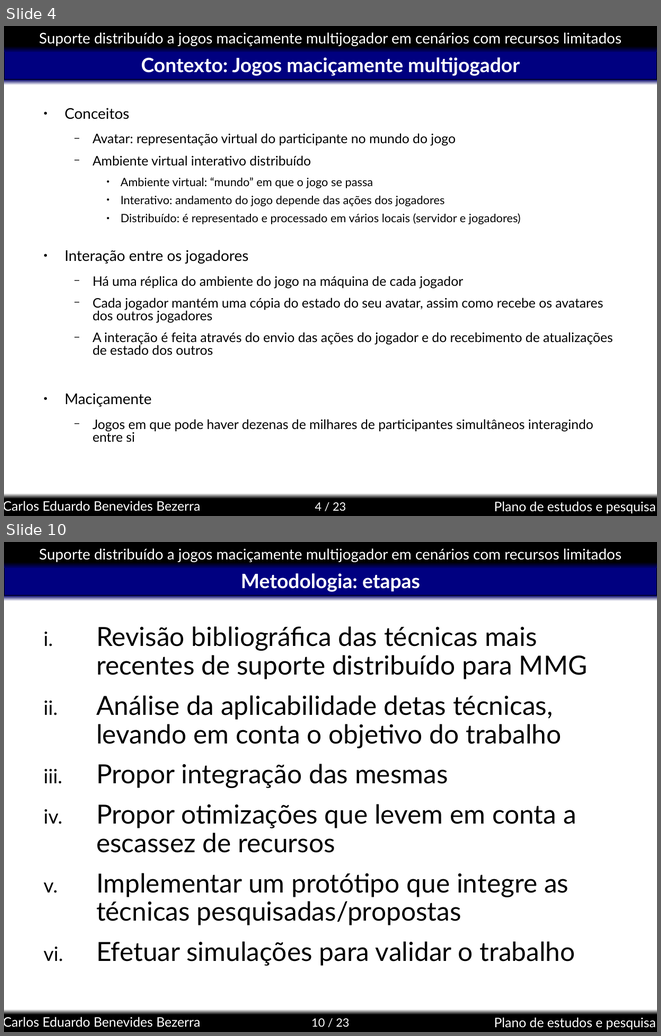
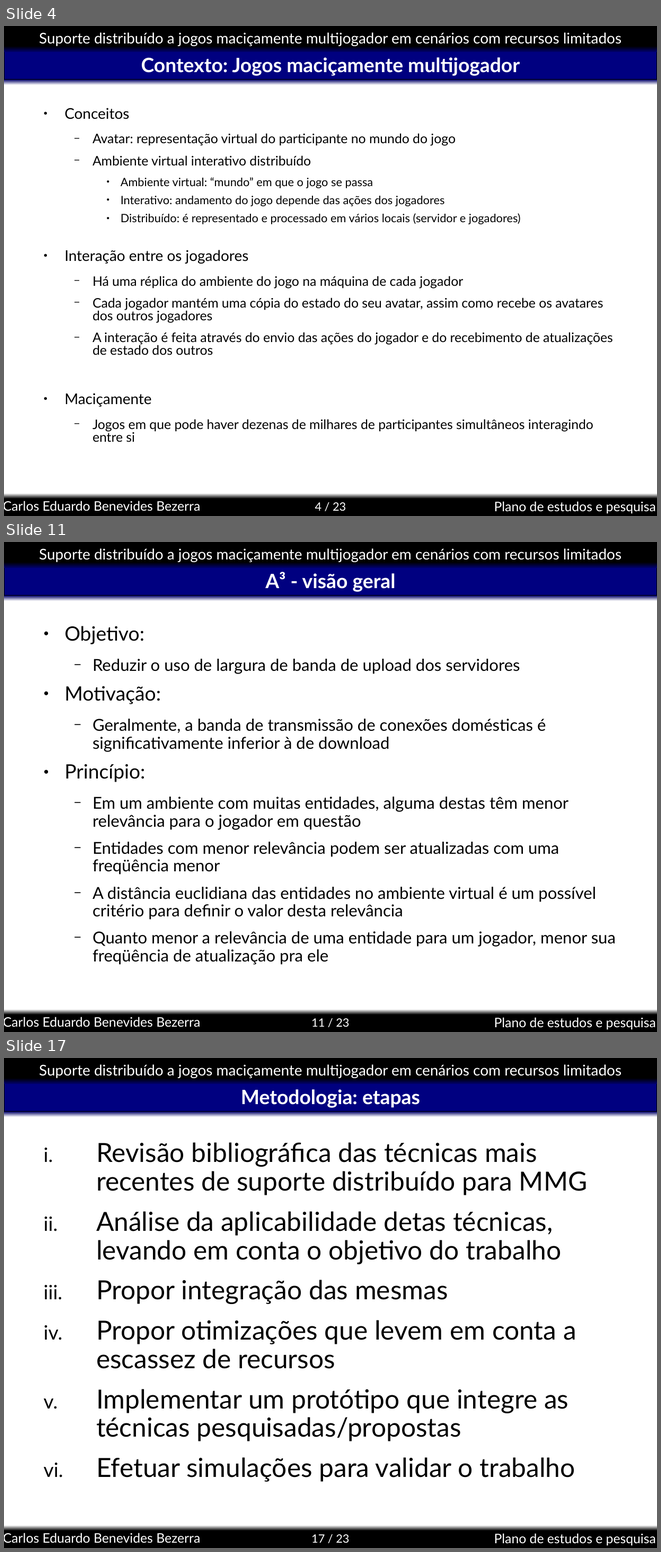
Before and after one commit to kdubezerra/kdubezerra, a slide deck: textos/semac/Semac_Defesa.ppt. Shown one above the other, each under a label of ours: slides 4 and 10 before the commit, slides 4, 11 and 17 after it; the slides between them are not shown. The pictures are 661x1036 and 661x1552 pixels, drawn with LibreOffice and Linux fonts; fonts in the diff are those of the drawing; background and template pictures are left out. Boxes give left, top, right and bottom in pixels: in the first picture for what was removed or moved away, otherwise in the second. Text is boxed around its words. In the diff, an @@ line names an element or a change of style, - is before the commit and + after.

```diff
--- a/textos/semac/Semac_Defesa.ppt
+++ b/textos/semac/Semac_Defesa.ppt
@@ slide 11 added at [4, 542, 657, 1032], background #FFFFFF; not listed: 8 template elements that a slide beside it also shows @@
@@ title added at [265, 572, 396, 592], 24 pt, text #FFFFFF, bold @@
+A³ - visão geral
@@ text added at [64, 626, 616, 964], 20 pt, text #000000 @@
+● Objetivo:
+  − Reduzir o uso de largura de banda de upload dos servidores
+● Motivação:
+  − Geralmente, a banda de transmissão de conexões domésticas é significativamente inferior à de download
+● Princípio:
+  − Em um ambiente com muitas entidades, alguma destas têm menor relevância para o jogador em questão
+  − Entidades com menor relevância podem ser atualizadas com uma freqüência menor
+  − A distância euclidiana das entidades no ambiente virtual é um possível critério para definir o valor desta relevância
+  − Quanto menor a relevância de uma entidade para um jogador, menor sua freqüência de atualização pra ele
@@ what was slide 10 is now slide 17 @@
@@ page number at [311, 1534, 349, 1542]: text changed @@
-10 / 23
+17 / 23
```
Also in this commit, not shown: 4 slides changed, 7 other slides added, 1 slide removed, 4 other files.
